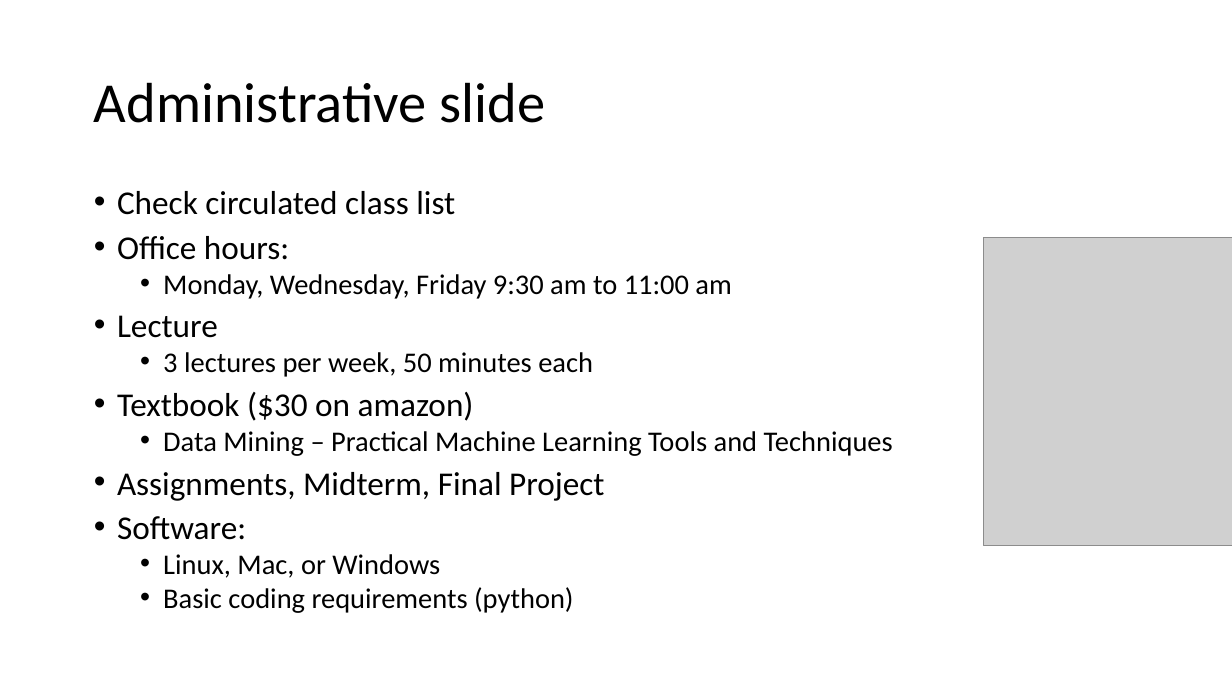
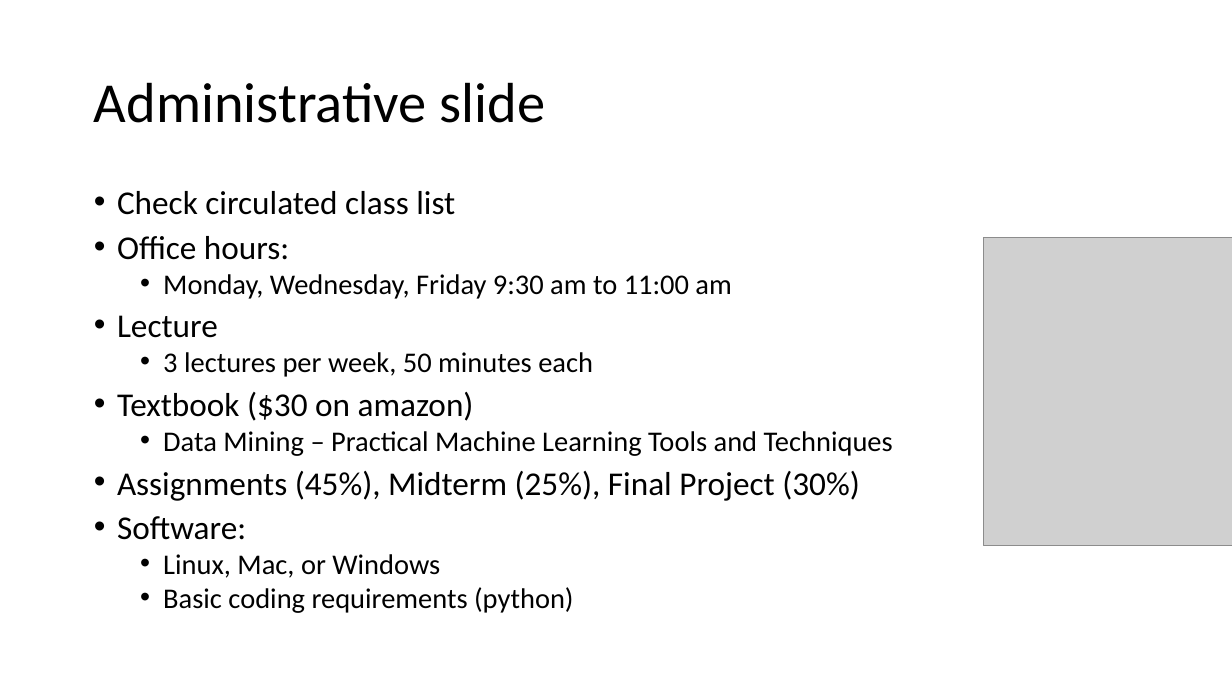
Before and after one commit to russellu/cs405, a slide deck: slide 2 of Lecture_01.pptx. Drawn at 1232x693 pixels with LibreOffice and Linux fonts; fonts in the diff are those of the drawing; grey boxes stand for pictures. Boxes give left, top, right and bottom in pixels: in the first picture for what was removed or moved away, otherwise in the second. Text is boxed around its words. In the diff, an @@ line names an element or a change of style, - is before the commit and + after.

```diff
--- a/Lecture_01.pptx
+++ b/Lecture_01.pptx
@@ text at (117, 471, 860, 501): text changed @@
-• Assignments, Midterm, Final Project
+• Assignments (45%), Midterm (25%), Final Project (30%)
```
Also in this commit, not shown: 2 other slides changed, 1 other file.
